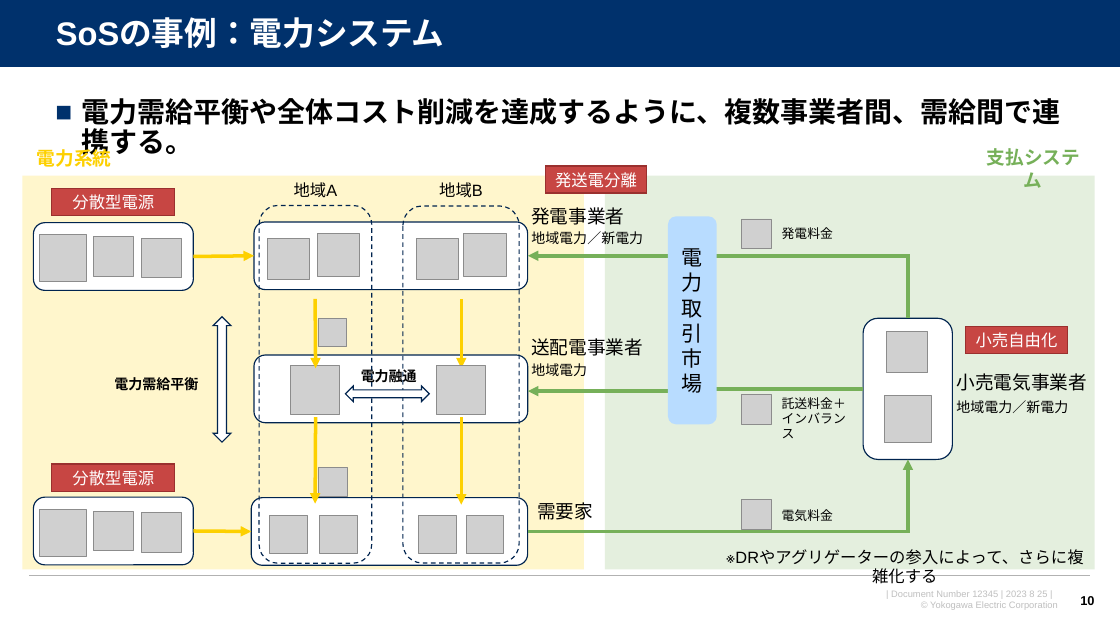
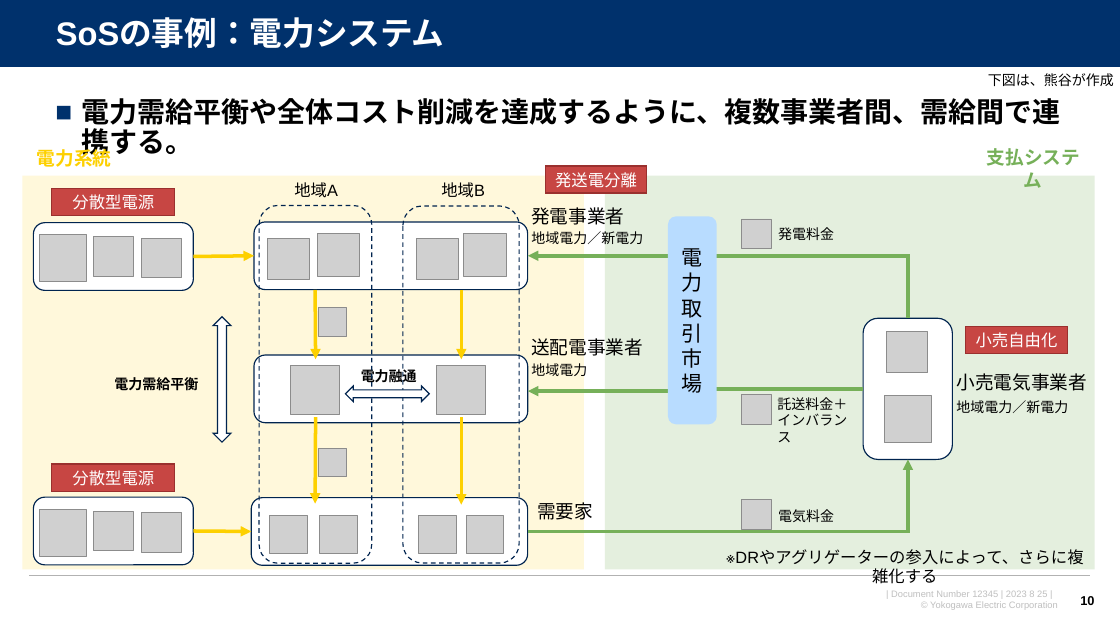
Before and after one commit to watarukumagai-git/opt, a slide deck: slide 10 of SoS/230825_SoS分科会第6回進め方のご相談_rev.0.pptx. Drawn at 1120x630 pixels with LibreOffice and Linux fonts; fonts in the diff are those of the drawing; grey boxes stand for pictures; background and template pictures are left out. Boxes give left, top, right and bottom in pixels: in the first picture for what was removed or moved away, otherwise in the second. Text is boxed around its words. In the diff, an @@ line names an element or a change of style, - is before the commit and + after.

```diff
--- a/SoS/230825_SoS分科会第6回進め方のご相談_rev.0.pptx
+++ b/SoS/230825_SoS分科会第6回進め方のご相談_rev.0.pptx
@@ text added at [988,73,1114,86], 12 pt, text #000000 @@
+下図は、熊谷が作成
@@ rectangle at [23,176,584,570]: fill #FFF6CC to #FFF6CC at 70% opacity @@
@@ 2 arrows, 1 picture: place and size @@
-2 arrows, 1 picture at [315,299,461,368]
+2 arrows, 1 picture at [315,290,461,360]
@@ picture added at [318,449,347,477] @@
@@ picture removed at [318,468,347,497] @@
@@ size 11 to 12 pt in 3 elements at [777,397,847,442], [778,227,834,240], [778,509,834,522] @@
```
Also in this commit, not shown: 7 other slides changed, 2 slides removed.
